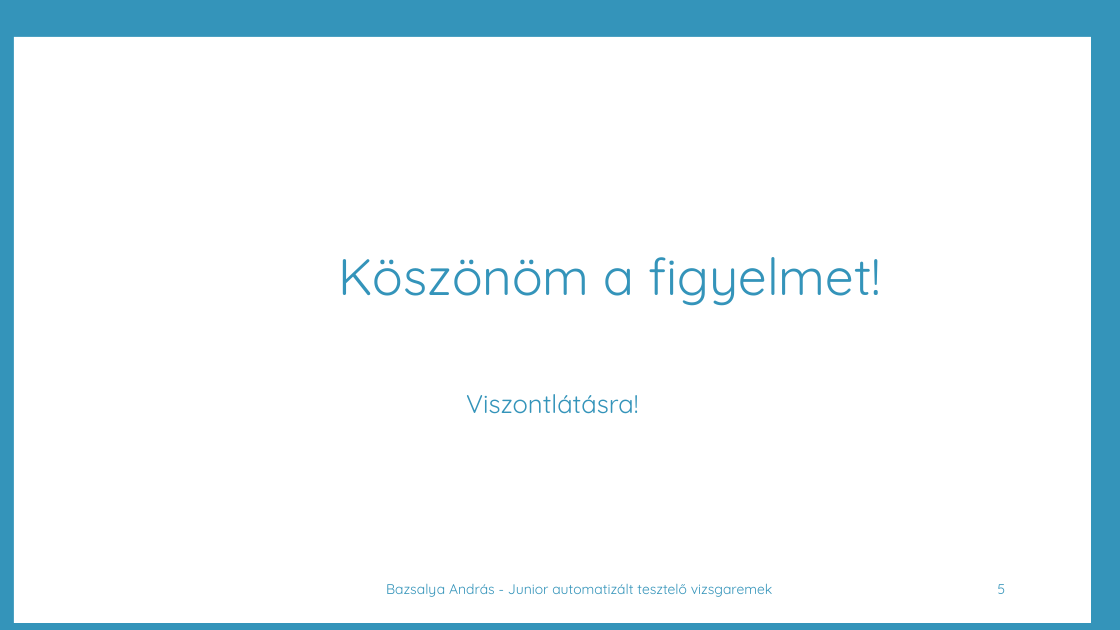
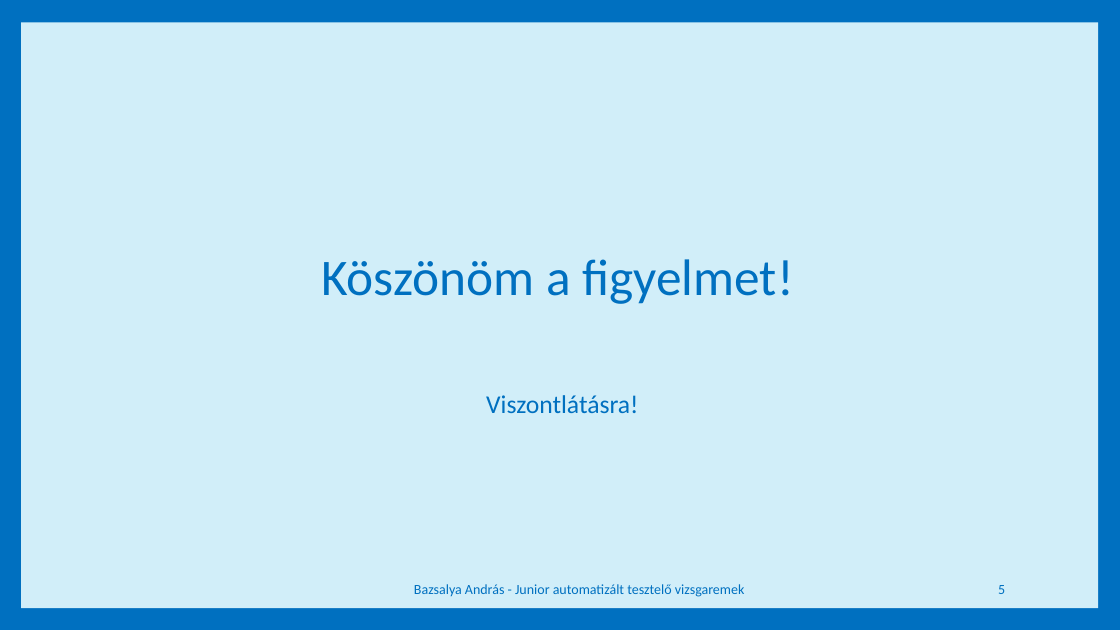
Before and after one commit to andysmagicrepo/conduit, a slide deck: slide 5 of testcases/Bazsalya Andras 202108 Junior automatizált tesztelő szakirány – vizsgaremek védés.pptx. Drawn at 1120x630 pixels with LibreOffice and Linux fonts; fonts in the diff are those of the drawing; background and template pictures are left out. Boxes give left, top, right and bottom in pixels: in the first picture for what was removed or moved away, otherwise in the second. Text is boxed around its words. In the diff, an @@ line names an element or a change of style, - is before the commit and + after.

```diff
--- a/testcases/Bazsalya Andras 202108 Junior automatizált tesztelő szakirány – vizsgaremek védés.pptx
+++ b/testcases/Bazsalya Andras 202108 Junior automatizált tesztelő szakirány – vizsgaremek védés.pptx
@@ background #3494BA to #0070C0 @@
@@ rectangle: place and size @@
-rectangle at [14,37,1091,623]
+rectangle at [21,23,1098,608]
@@ rectangle at [21,23,1098,608]: fill #FFFFFF to #D1EEF9 @@
@@ font Quicksand to Calibri, text colour #3494BA to #0070C0 in 4 elements at [414,584,744,597], [998,585,1005,594], [486,395,638,413], [321,259,793,304] @@
@@ title "Köszönöm a figyelmet!": place and size @@
-title "Köszönöm a figyelmet!" at [338,257,881,306]
+title "Köszönöm a figyelmet!" at [321,259,793,304]
@@ text "Viszontlátásra!": place and size @@
-text "Viszontlátásra!" at [466,394,638,414]
+text "Viszontlátásra!" at [486,395,638,413]
```
Also in this commit, not shown: 4 other slides changed.
